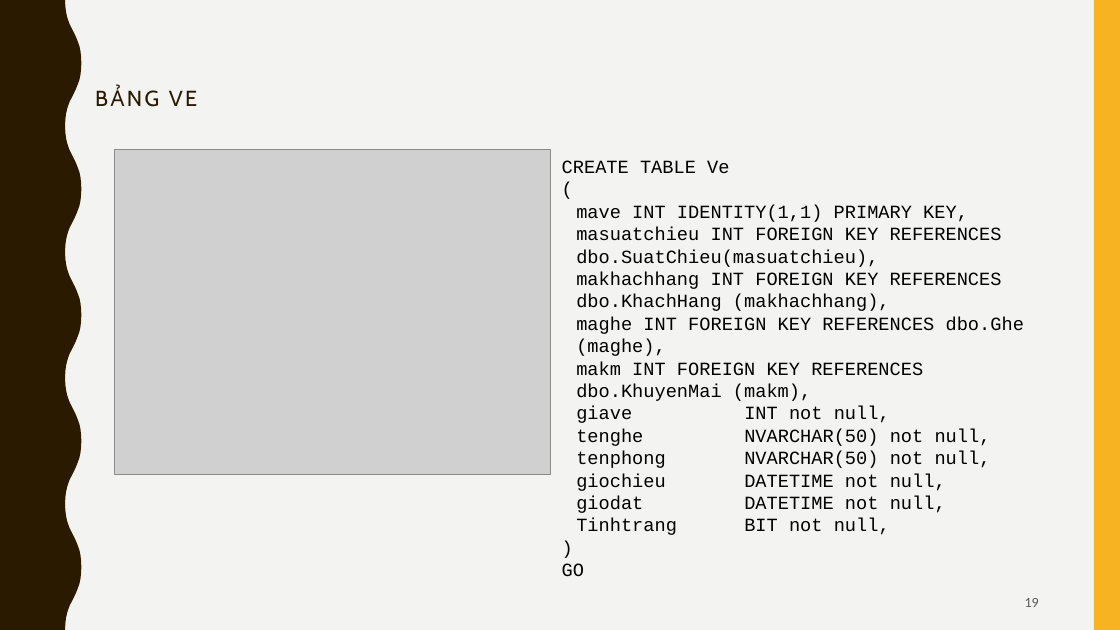
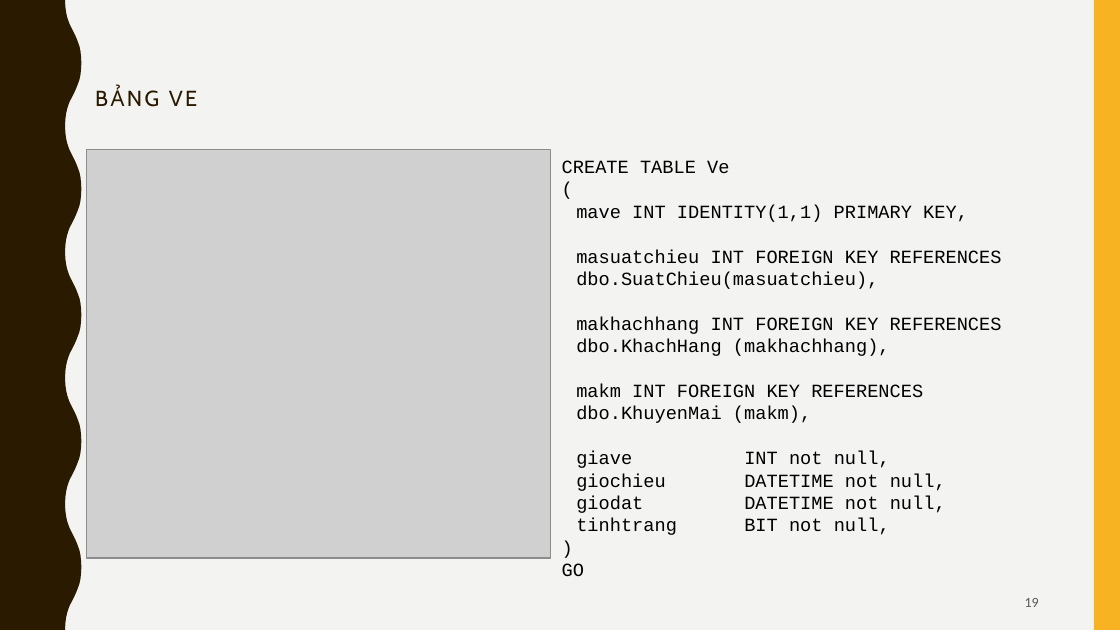
Before and after one commit to HieuThuan250396/Movie, a slide deck: slide 19 of Database/Report/CSDL.pptx. Drawn at 1120x630 pixels with LibreOffice and Linux fonts; fonts in the diff are those of the drawing; grey boxes stand for pictures. Boxes give left, top, right and bottom in pixels: in the first picture for what was removed or moved away, otherwise in the second. Text is boxed around its words. In the diff, an @@ line names an element or a change of style, - is before the commit and + after.

```diff
--- a/Database/Report/CSDL.pptx
+++ b/Database/Report/CSDL.pptx
@@ picture: place and size @@
-picture at (114,149,551,474)
+picture at (86,149,550,558)
@@ text at (576,317,1024,356): paragraph removed @@
-maghe INT FOREIGN KEY REFERENCES dbo.Ghe (maghe),
@@ text at (576,429,991,468): paragraphs removed @@
-tenghe NVARCHAR(50) not null,
-tenphong NVARCHAR(50) not null,
@@ text at (744,518,890,535): text changed @@
-Tinhtrang BIT not null,
+tinhtrang BIT not null,
```
Also in this commit, not shown: 10 other slides changed, 1 slide removed.
